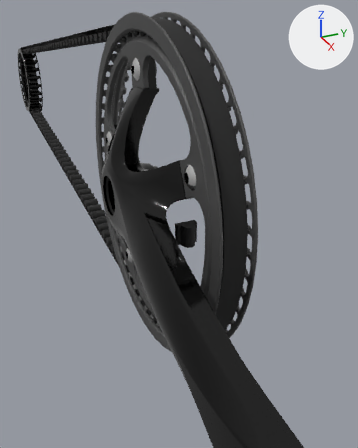
The glTF model performance_class.glb: old version first, new version second.
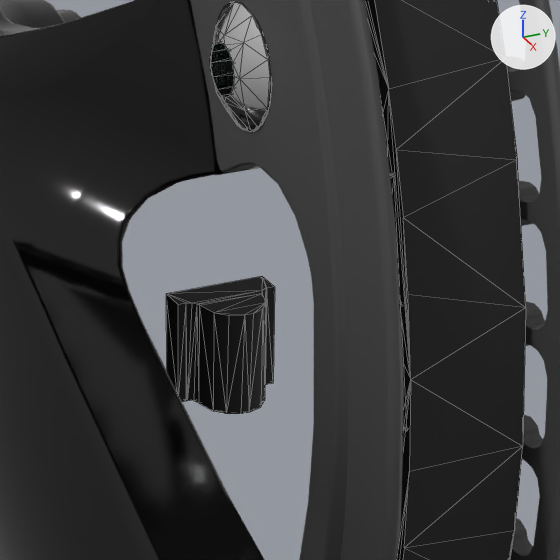
The first picture shows the older version from a camera (50 mm lens) standing at (44.65, -9.68, 18.86) and looking at (23.87, -0.33, 8.47). The close-ups show both versions on the part from 40% to 71% of the width and 37% to 62% of the height of that picture. Every picture has the same lights, and +X, +Y and +Z are marked at upper right. The close-ups show mesh edges as thin lines. Where no turn or scale is listed for an object, it has been applied to the vertices.

Objects in the first close-up: 'PC-1_body1', 'PC-1_body12', 'PC-1_body9', 'PC-3-0_body1', 'PC-3-1_body1'.
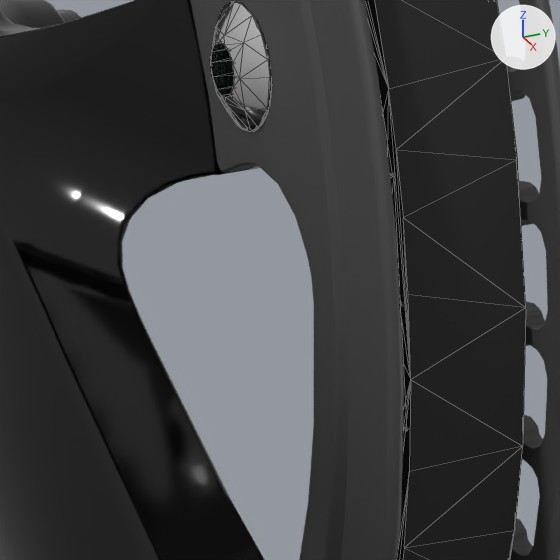
Where the change shows, as pixel boxes [x1, y1, x2, y2] in the close-ups (560 x 560 px):
```json
{"object": "PC-3-1_body1", "change": "deleted", "before": [166, 276, 275, 414], "on screen": "black"}
```

The change, as JSON lines over the scene's bpy script:
```json
{"op": "remove", "block": "ob_pc_3_1_body1", "code": ["ob_pc_3_1_body1 = bpy.data.objects.new('PC-3-1_body1', me_pc_3_1_body1)", "ob_pc_3_1_body1.location = (24.32, 0.0, 7.98)"]}
```
